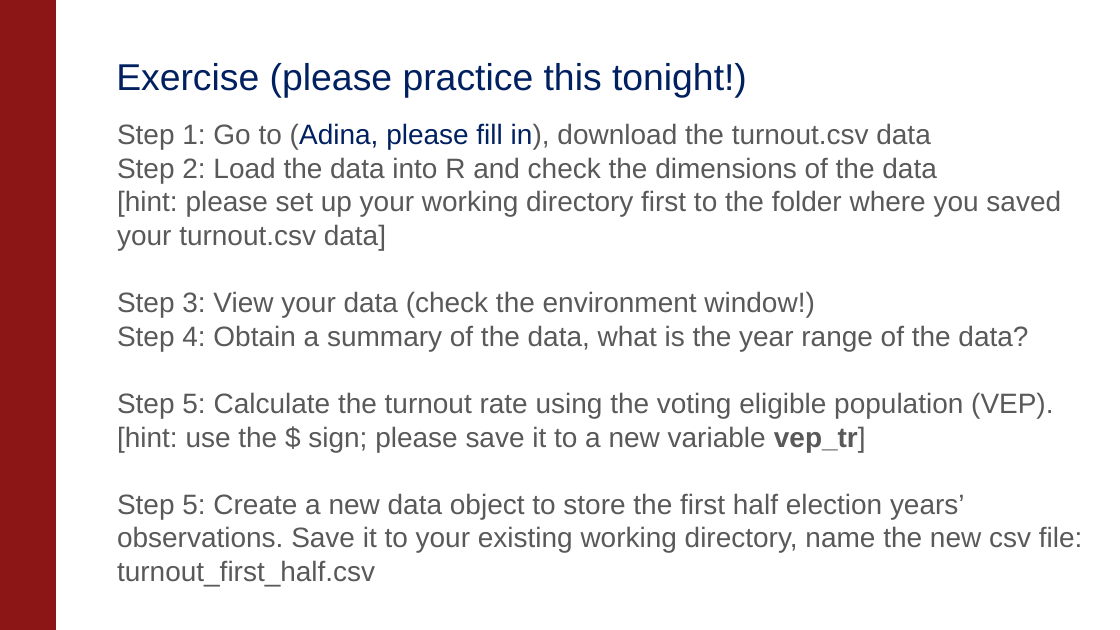
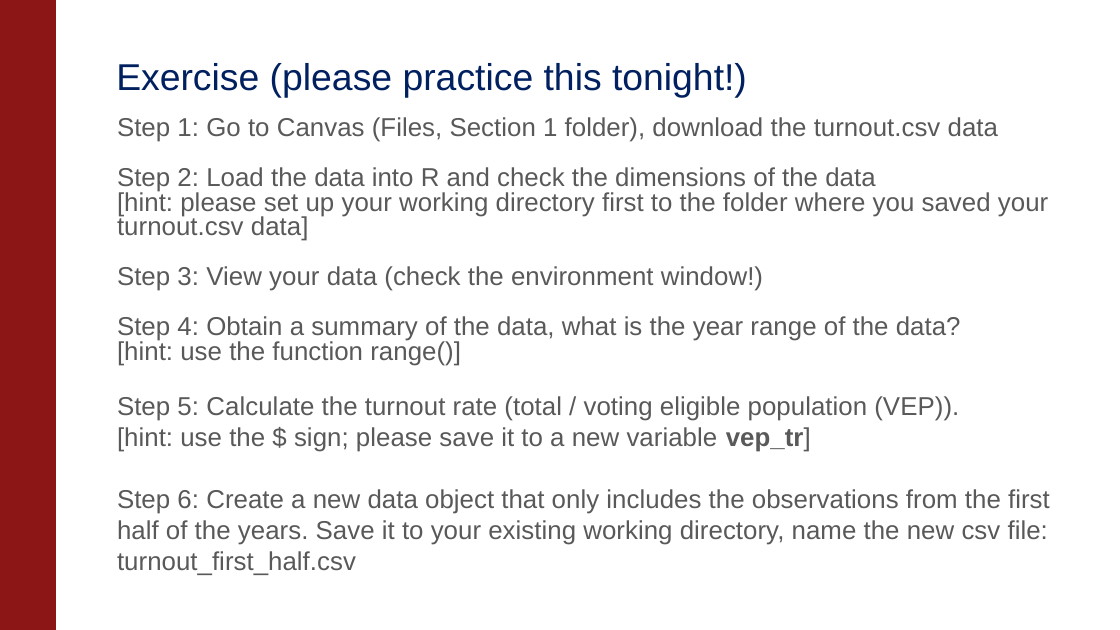
Before and after one commit to kaipingchen/com106-206-TA, a slide deck: slide 12 of KaipingAdina's Section Material/Intro Section/IntroSection.pptx. Drawn at 1120x630 pixels with LibreOffice and Linux fonts; fonts in the diff are those of the drawing; background and template pictures are left out. Boxes give left, top, right and bottom in pixels: in the first picture for what was removed or moved away, otherwise in the second. Text is boxed around its words. In the diff, an @@ line names an element or a change of style, - is before the commit and + after.

```diff
--- a/KaipingAdina's Section Material/Intro Section/IntroSection.pptx
+++ b/KaipingAdina's Section Material/Intro Section/IntroSection.pptx
@@ text at (117,117,998,142): text changed; size 18 to 16.6 pt @@
-    Step 1: Go to (Adina, please fill in), download the turnout.csv data
+    Step 1: Go to Canvas (Files, Section 1 folder), download the turnout.csv data
@@ text at (117,167,1048,452): size 18 to 16.6 pt in "Step 2: Load the data into R ...", "[hint: please set up your working directory ...", "Step 3: View your data (check the ...", "Step 4: Obtain a summary of the ..." and 1 more places; line spacing 1 to 0.8 @@
@@ text at (117,339,959,421): text changed; size 18 to 16.6 pt @@
-    Step 5: Calculate the turnout rate using the voting eligible population (VEP).
+    [hint: use the function range()]
+    Step 5: Calculate the turnout rate (total / voting eligible population (VEP)).
@@ text at (117,489,1050,575): text changed; size 18 to 16.6 pt @@
-    Step 5: Create a new data object to store the first half election years’ observations. Save it to your existing working directory, name the new csv file: turnout_first_half.csv
+    Step 6: Create a new data object that only includes the observations from the first half of the years. Save it to your existing working directory, name the new csv file: turnout_first_half.csv
```
Also in this commit, not shown: 2 other files.
